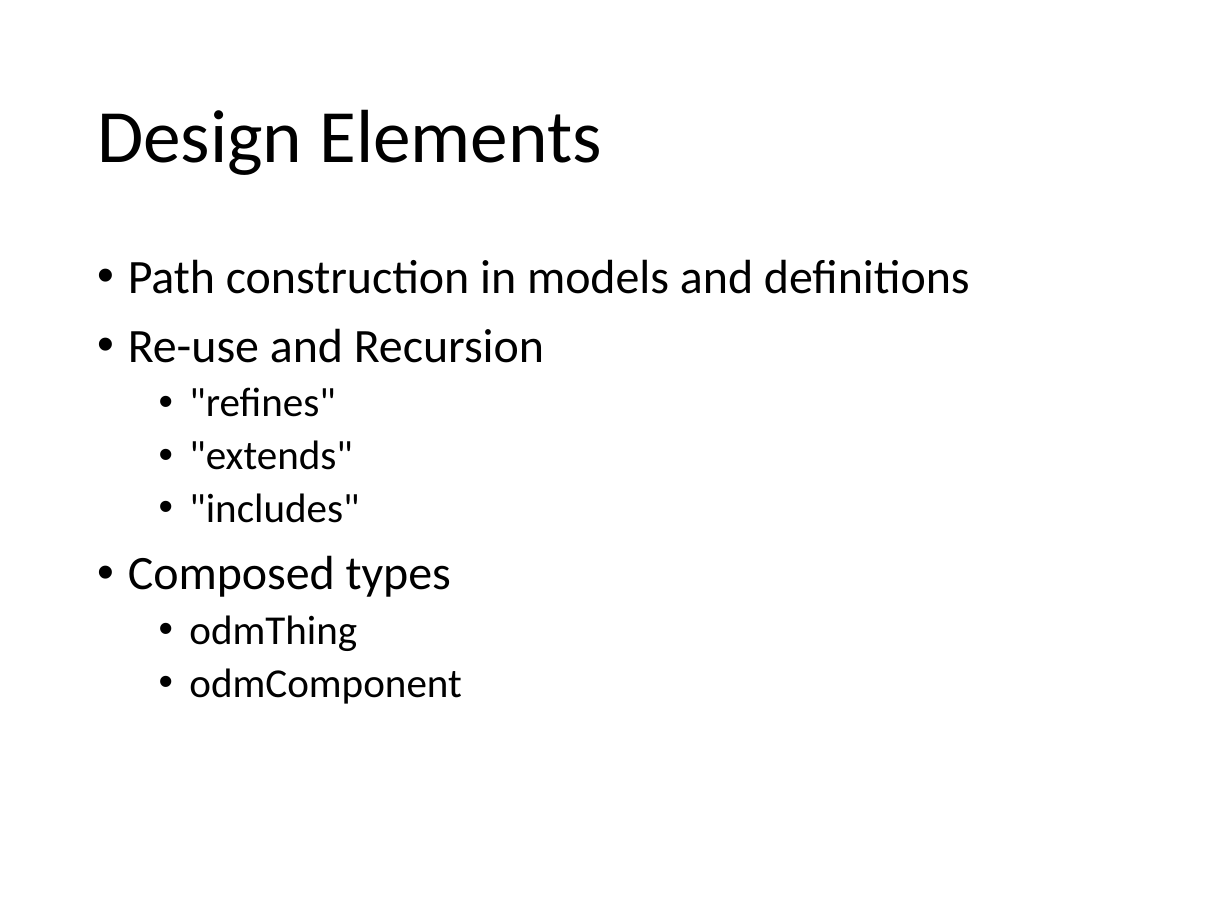
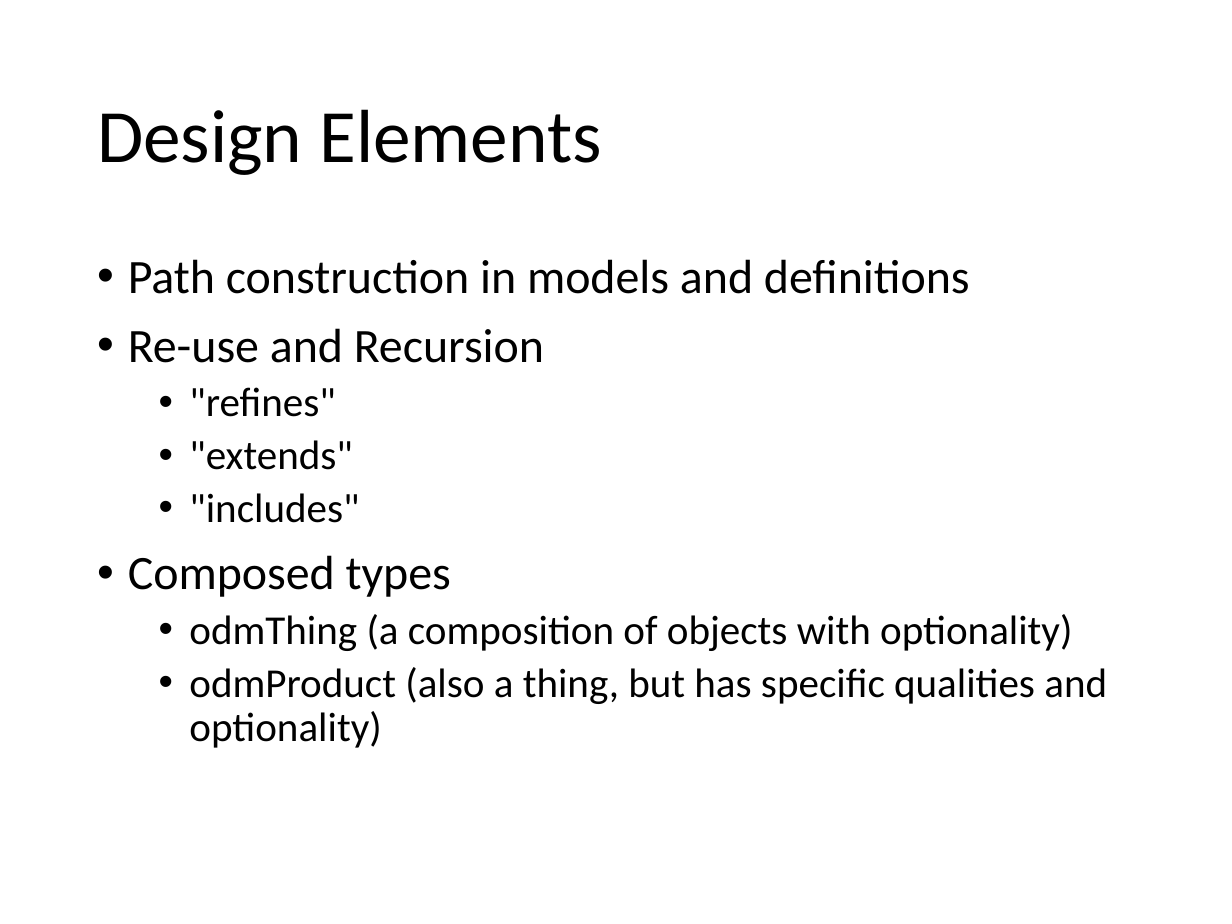
Before and after one commit to mjkoster/ODM-Examples, a slide deck: slide 6 of sdf-extensions.pptx (slide 5 before the commit). Drawn at 1232x924 pixels with LibreOffice and Linux fonts; fonts in the diff are those of the drawing. Boxes give left, top, right and bottom in pixels: in the first picture for what was removed or moved away, otherwise in the second. Text is boxed around its words. In the diff, an @@ line names an element or a change of style, - is before the commit and + after.

```diff
--- a/sdf-extensions.pptx
+++ b/sdf-extensions.pptx
@@ text at [189,614,1107,748]: text changed @@
-  • odmThing
-  • odmComponent
+  • odmThing (a composition of objects with optionality)
+  • odmProduct (also a thing, but has specific qualities and optionality)
```
Also in this commit, not shown: 4 other slides changed, 2 slides added.
